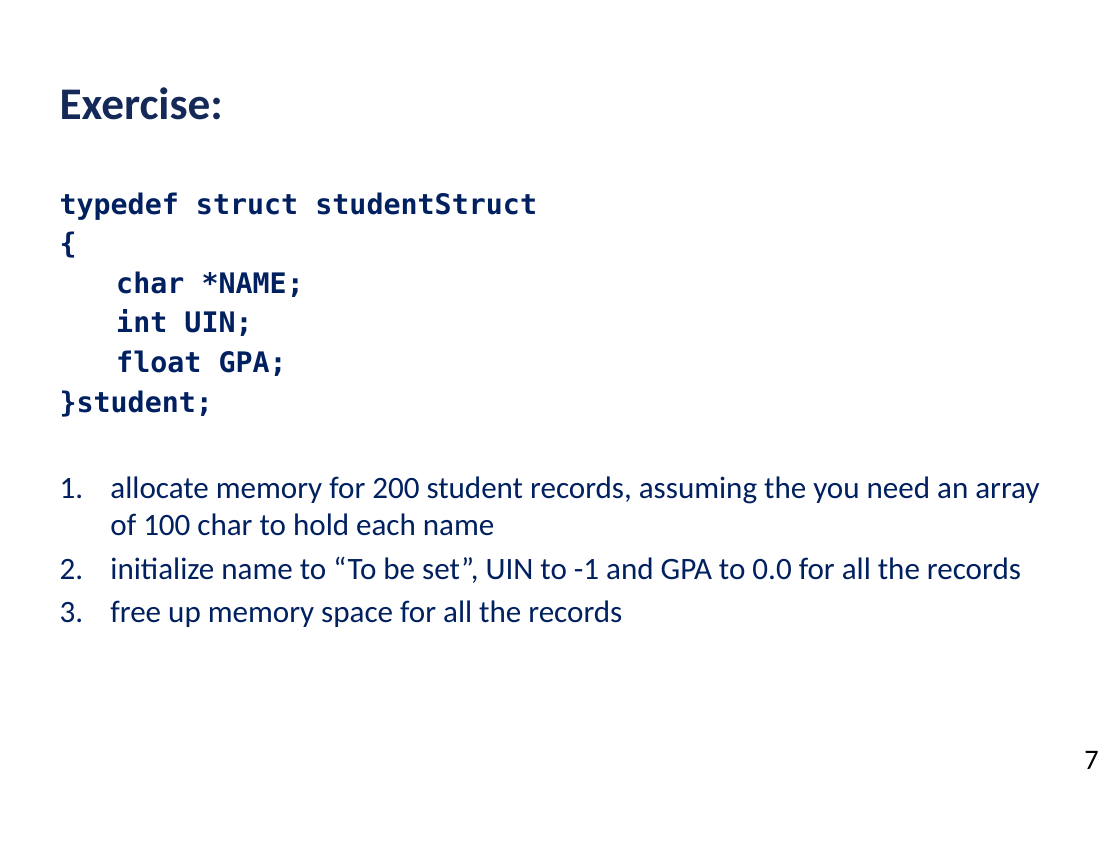
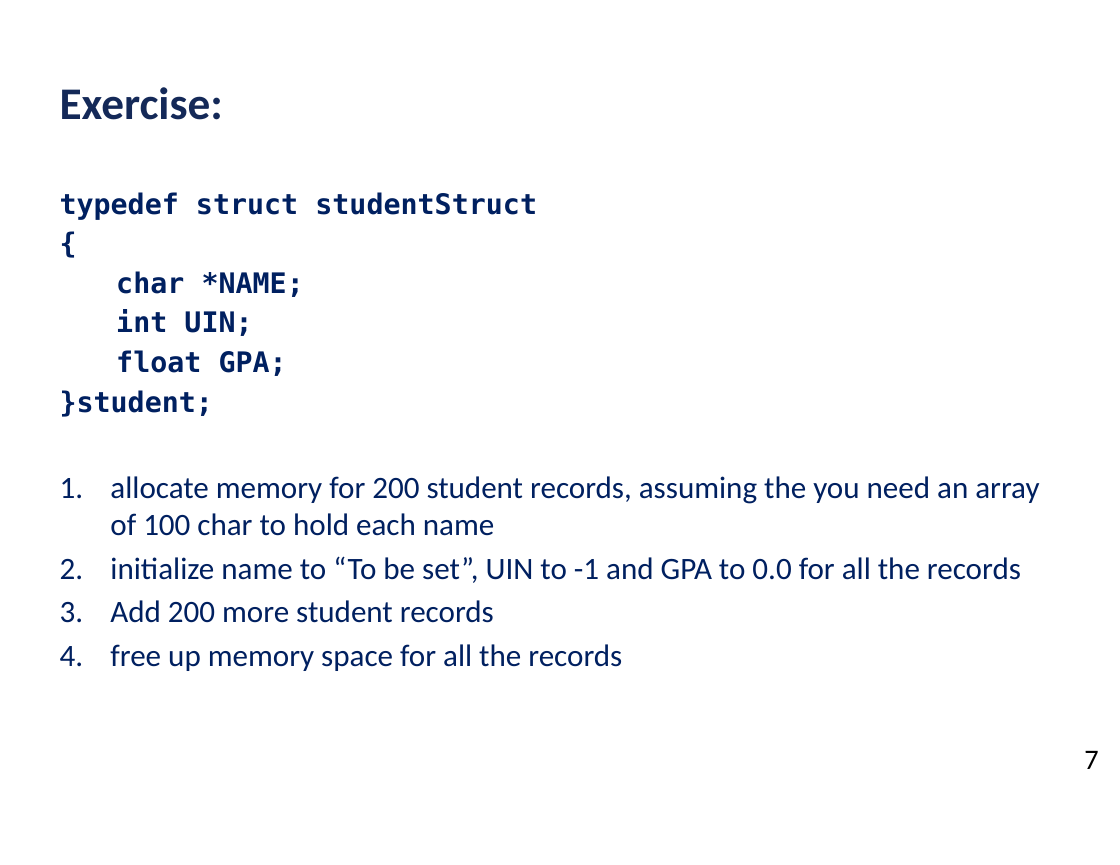
Before and after one commit to ubhowmik/ECE220, a slide deck: slide 15 of Lecture#18/Lecture_18_presentation.pptx (slide 7 before the commit). Drawn at 1120x865 pixels with LibreOffice and Linux fonts; fonts in the diff are those of the drawing; background and template pictures are left out. Boxes give left, top, right and bottom in pixels: in the first picture for what was removed or moved away, otherwise in the second. Text is boxed around its words. In the diff, an @@ line names an element or a change of style, - is before the commit and + after.

```diff
--- a/Lecture#18/Lecture_18_presentation.pptx
+++ b/Lecture#18/Lecture_18_presentation.pptx
@@ text at [110, 600, 494, 623]: paragraph added @@
+3. Add 200 more student records
```
Also in this commit, not shown: 10 slides added, 3 slides removed, 7 other files.
